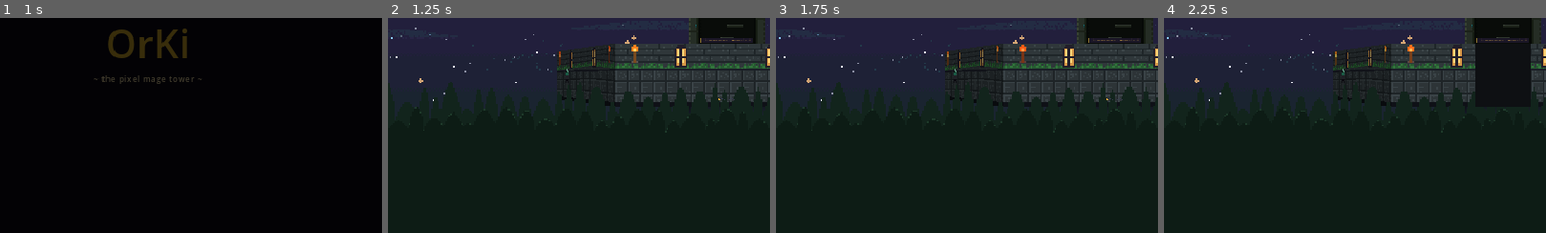
Above: before the commit, frames 1-4 (left to right).
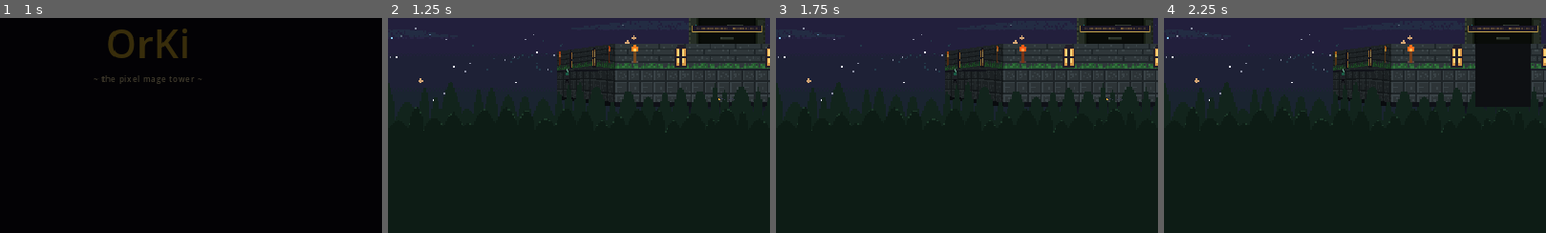
Above: after the commit, the same moments.

Repository: Kiriketsuki/agenKic-orKistrator
Game: Godot game, scene res://scenes/title_screen.tscn
Same seed, same stepped clock (60 frames per second), same inputs: the game is played once before the commit and once after it.
Inputs (mouse positions are % of the whole screen's width and height, from its top left):
- Up to frame 1 (1 s): click "ENTER THE TOWER" at 0.5 s
- Up to frame 2 (1.25 s): no input
- Up to frame 3 (1.75 s): tap Enter (ui_accept) at 1.25 s; drag from (50, 97) to (60, 28) at 1.27 s
- Up to frame 4 (2.25 s): click "Panels" at 2 s
The pictures show only the part of the screen within x 6-56%, y 37-87%; the shares and areas given below are measured in that part.

Frame 1 is identical in both runs. In frame 2, 0.8% of the frame differs, in the area x 79-98%, y 3-12%; in frame 3, 0.8%; in frame 4, 0.8%.

Commit message:
fix(ui): click quick-summon, zoom-scaled banner, centered sigil modal
A sigil click without a drag now spawns with auto floor assignment.
The floor banner scales with camera zoom relative to a reference
zoom, so it reads as part of the scene at every zoom level. The
sigil config panel centers through a CenterContainer, which holds
at any content size.

Diff:
--- a/godot/scripts/ui/floor_banner.gd
+++ b/godot/scripts/ui/floor_banner.gd
@@ -162,11 +162,22 @@
 	_frame.size = Vector2(maxf(width, 96.0), PLATE_HEIGHT)
 
 
+## Camera zoom at which the plate renders at its authored 1:1 size. Above
+## it the plate grows with the world, below it the plate shrinks, so the
+## banner always reads as part of the scene instead of a fixed overlay.
+const REFERENCE_ZOOM: float = 6.0
+const PLATE_SCALE_MIN: float = 0.4
+const PLATE_SCALE_MAX: float = 10.0
+
+
 ## Follows the focused floor every frame, so the plate rides the refocus tween
-## and the elastic overscroll without a second animation.
+## and the elastic overscroll without a second animation. The plate scales
+## with the camera zoom relative to REFERENCE_ZOOM.
 func _track_floor() -> void:
 	var floor_node: Node = _focused_floor()
 	if floor_node == null or not (floor_node is Node2D):
 		return
-	var origin: Vector2 = (floor_node as Node2D).get_global_transform_with_canvas().origin
-	_frame.position = origin + Vector2(-_frame.size.x / 2.0, PLATE_OFFSET_Y)
+	var xf: Transform2D = (floor_node as Node2D).get_global_transform_with_canvas()
+	var zoom_scale: float = clampf(xf.get_scale().x / REFERENCE_ZOOM, PLATE_SCALE_MIN, PLATE_SCALE_MAX)
+	_frame.scale = Vector2(zoom_scale, zoom_scale)
+	_frame.position = xf.origin + Vector2(-_frame.size.x * zoom_scale / 2.0, PLATE_OFFSET_Y * zoom_scale)
--- a/godot/scripts/ui/grimoire_flyout.gd
+++ b/godot/scripts/ui/grimoire_flyout.gd
@@ -136,6 +136,11 @@
 			_drag_pos = mb.global_position
 		elif _dragging and _drag_kind == kind:
 			_end_placement(mb.global_position)
+		elif _drag_kind == kind:
+			# Release without a drag is a plain click: quick summon with the
+			# bridge's auto floor assignment. Drag keeps the placement flow.
+			_drag_kind = ""
+			_spawn(kind, 0)
 		else:
 			_drag_kind = ""
 	elif event is InputEventMouseMotion and not _drag_kind.is_empty():
--- a/godot/scripts/ui/sigil_config_page.gd
+++ b/godot/scripts/ui/sigil_config_page.gd
@@ -64,15 +64,18 @@
 		backdrop.mouse_filter = Control.MOUSE_FILTER_STOP
 		add_child(backdrop)
 
+		# A full-rect CenterContainer keeps the panel centered at ANY content
+		# size. Center anchors with fixed offsets drift once the content grows
+		# past PANEL_MIN_SIZE, which the doubled fonts always do.
+		var center := CenterContainer.new()
+		center.set_anchors_preset(Control.PRESET_FULL_RECT)
+		center.mouse_filter = Control.MOUSE_FILTER_IGNORE
+		add_child(center)
+
 		_panel = PanelContainer.new()
-		_panel.set_anchors_preset(Control.PRESET_CENTER)
 		_panel.custom_minimum_size = PANEL_MIN_SIZE
-		_panel.offset_left = -PANEL_MIN_SIZE.x * 0.5
-		_panel.offset_top = -PANEL_MIN_SIZE.y * 0.5
-		_panel.offset_right = PANEL_MIN_SIZE.x * 0.5
-		_panel.offset_bottom = PANEL_MIN_SIZE.y * 0.5
 		_panel.mouse_filter = Control.MOUSE_FILTER_STOP
-		add_child(_panel)
+		center.add_child(_panel)
 		_panel.add_child(content)
 	else:
 		size_flags_horizontal = Control.SIZE_EXPAND_FILL
